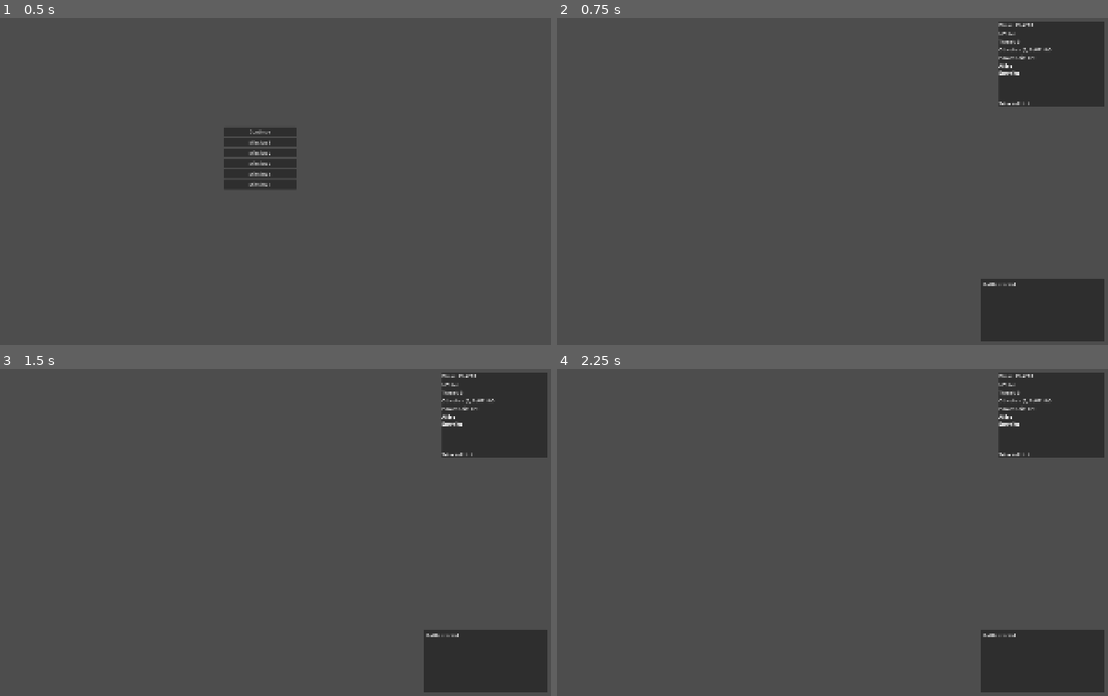
Above: before the commit, frames 1-4 (two rows, left to right).
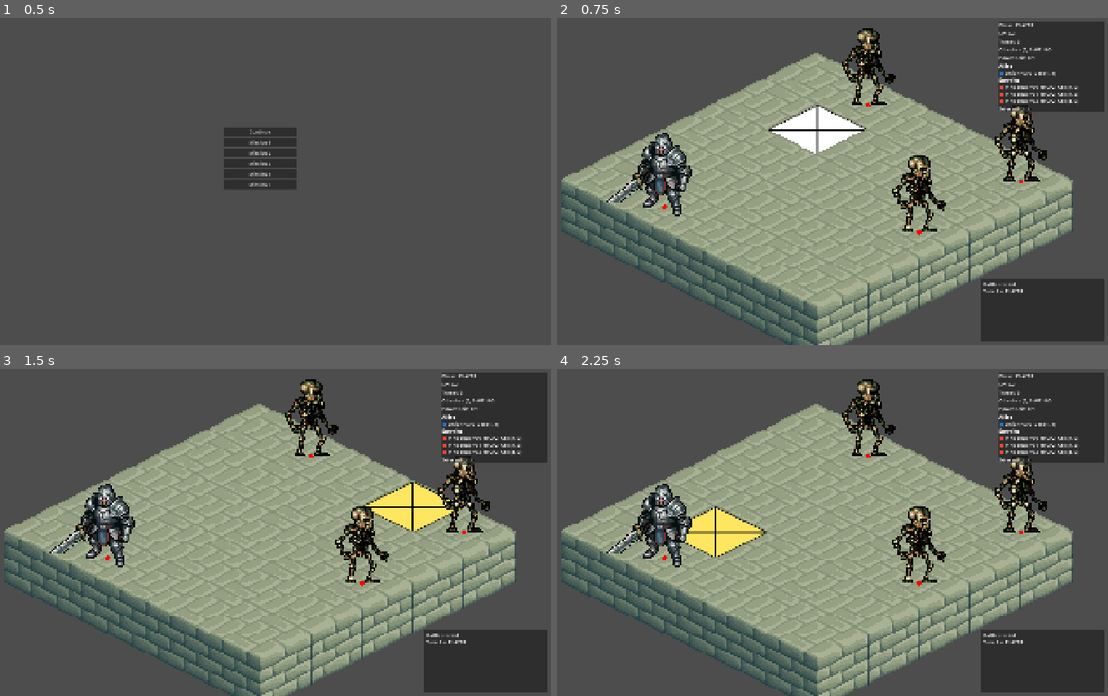
Above: after the commit, the same moments.

Repository: Nick-labs/TGS
Game: Godot game, scene res://scenes/ui/MainMenu.tscn
Same seed, same stepped clock (60 frames per second), same inputs: the game is played once before the commit and once after it.
Inputs (mouse positions are in pixels of both pictures, inside the frame that each line leads up to):
- Up to frame 1 (0.5 s): no input
- Up to frame 2 (0.75 s): click "Continue" at 0.5 s
- Up to frame 3 (1.5 s): tap Enter at 1.25 s; move the mouse to (385, 516) at 1.27 s; click (385, 516) at 1.42 s
- Up to frame 4 (2.25 s): tap Space at 2 s; move the mouse to (700, 548) at 2.02 s; click (700, 548) at 2.17 s

Frame 1 is identical in both runs. In frame 2, 49% of the frame differs, in the area x 0-100%, y 3-100%; in frame 3, 49%; in frame 4, 49%.

Commit message:
add mobs attack sounds

Diff:
--- /dev/null
+++ b/data/missions/mission_1/mission_1.tres
@@ -0,0 +1,18 @@
+[gd_resource type="Resource" script_class="MissionData" format=3 uid="uid://dey3xeos8gecr"]
+
+[ext_resource type="Script" uid="uid://4s3b0ix73v4b" path="res://scripts/data/BattleObjectSpawnData.gd" id="1_gdioe"]
+[ext_resource type="Resource" uid="uid://bpl4wr4kg5b88" path="res://data/missions/mission_1/spawn_battle_objects/spawn_crystall_objective_1.tres" id="2_c1fjb"]
+[ext_resource type="Script" uid="uid://e72psofp0jqp" path="res://scripts/data/MissionData.gd" id="2_wlkdm"]
+[ext_resource type="Script" uid="uid://bnbqlpili3pr" path="res://scripts/data/UnitSpawnData.gd" id="3_n8brh"]
+[ext_resource type="Resource" uid="uid://ncs0encmx5wm" path="res://data/missions/mission_1/spawn_units/spawn_knight_1.tres" id="4_mu2ie"]
+[ext_resource type="Resource" uid="uid://enk7mmlumqhv" path="res://data/missions/mission_1/spawn_units/spawn_skeleton_1.tres" id="5_alsej"]
+[ext_resource type="Resource" uid="uid://41fdqo2pqq33" path="res://data/missions/mission_1/spawn_units/spawn_skeleton_2.tres" id="6_6rnuv"]
+[ext_resource type="Resource" uid="uid://d1vxnudmlpai4" path="res://data/missions/mission_1/spawn_units/spawn_skeleton_3.tres" id="9_wlx1l"]
+
+[resource]
+script = ExtResource("2_wlkdm")
+grid_size = Vector2i(5, 5)
+cp_max = 2
+unit_spawns = Array[ExtResource("3_n8brh")]([ExtResource("4_mu2ie"), ExtResource("5_alsej"), ExtResource("6_6rnuv"), ExtResource("9_wlx1l")])
+battle_object_spawns = Array[ExtResource("1_gdioe")]([ExtResource("2_c1fjb")])
+metadata/_custom_type_script = "uid://e72psofp0jqp"
--- /dev/null
+++ b/data/missions/mission_1/spawn_battle_objects/spawn_crystall_objective_1.tres
@@ -0,0 +1,9 @@
+[gd_resource type="Resource" script_class="BattleObjectSpawnData" format=3 uid="uid://bpl4wr4kg5b88"]
+
+[ext_resource type="Resource" uid="uid://beuix4lgoa0rp" path="res://data/common_battle_objects/CrystallObjective.tres" id="1_jlcfb"]
+[ext_resource type="Script" uid="uid://4s3b0ix73v4b" path="res://scripts/data/BattleObjectSpawnData.gd" id="2_5nogm"]
+
+[resource]
+script = ExtResource("2_5nogm")
+battle_object_data = ExtResource("1_jlcfb")
+cell = Vector2i(99, 99)
--- /dev/null
+++ b/data/missions/mission_1/spawn_units/spawn_knight_1.tres
@@ -0,0 +1,10 @@
+[gd_resource type="Resource" script_class="UnitSpawnData" format=3 uid="uid://ncs0encmx5wm"]
+
+[ext_resource type="Script" uid="uid://bnbqlpili3pr" path="res://scripts/data/UnitSpawnData.gd" id="1_tikma"]
+[ext_resource type="Resource" uid="uid://dspqjoru7mlhj" path="res://data/common_units/knight.tres" id="2_cvelk"]
+
+[resource]
+script = ExtResource("1_tikma")
+unit_data = ExtResource("2_cvelk")
+cell = Vector2i(1, 4)
+metadata/_custom_type_script = "uid://bnbqlpili3pr"
--- /dev/null
+++ b/data/missions/mission_1/spawn_units/spawn_skeleton_1.tres
@@ -0,0 +1,11 @@
+[gd_resource type="Resource" script_class="UnitSpawnData" format=3 uid="uid://enk7mmlumqhv"]
+
+[ext_resource type="Script" uid="uid://bnbqlpili3pr" path="res://scripts/data/UnitSpawnData.gd" id="1_8tjax"]
+[ext_resource type="Resource" uid="uid://cfvugeiywarqv" path="res://data/common_units/skeleton_cyclop.tres" id="2_qbqeb"]
+
+[resource]
+script = ExtResource("1_8tjax")
+unit_data = ExtResource("2_qbqeb")
+team = 1
+cell = Vector2i(4, 0)
+metadata/_custom_type_script = "uid://bnbqlpili3pr"
--- /dev/null
+++ b/data/missions/mission_1/spawn_units/spawn_skeleton_2.tres
@@ -0,0 +1,11 @@
+[gd_resource type="Resource" script_class="UnitSpawnData" format=3 uid="uid://41fdqo2pqq33"]
+
+[ext_resource type="Script" uid="uid://bnbqlpili3pr" path="res://scripts/data/UnitSpawnData.gd" id="1_4elf6"]
+[ext_resource type="Resource" uid="uid://cfvugeiywarqv" path="res://data/common_units/skeleton_cyclop.tres" id="2_6j6tw"]
+
+[resource]
+script = ExtResource("1_4elf6")
+unit_data = ExtResource("2_6j6tw")
+team = 1
+cell = Vector2i(4, 2)
+metadata/_custom_type_script = "uid://bnbqlpili3pr"
--- /dev/null
+++ b/data/missions/mission_1/spawn_units/spawn_skeleton_3.tres
@@ -0,0 +1,11 @@
+[gd_resource type="Resource" script_class="UnitSpawnData" format=3 uid="uid://d1vxnudmlpai4"]
+
+[ext_resource type="Script" uid="uid://bnbqlpili3pr" path="res://scripts/data/UnitSpawnData.gd" id="1_7a1u5"]
+[ext_resource type="Resource" uid="uid://cfvugeiywarqv" path="res://data/common_units/skeleton_cyclop.tres" id="2_4pfnq"]
+
+[resource]
+script = ExtResource("1_7a1u5")
+unit_data = ExtResource("2_4pfnq")
+team = 1
+cell = Vector2i(1, 0)
+metadata/_custom_type_script = "uid://bnbqlpili3pr"
--- a/scenes/map/Battle.tscn
+++ b/scenes/map/Battle.tscn
@@ -27,6 +27,7 @@
 script = ExtResource("1_lto8t")
 camera = NodePath("../Camera2D")
 grid = NodePath("Grid")
+padding_percent = 0.15
 
 [node name="Grid" parent="GridRoot" unique_id=269519220 node_paths=PackedStringArray("unit_manager", "env_manager") instance=ExtResource("2_c8xc1")]
 unit_manager = NodePath("../UnitManager")
--- a/scripts/map/Grid.gd
+++ b/scripts/map/Grid.gd
@@ -15,6 +15,8 @@
 	pass
 
 func setup(grid_size: Vector2i):
+	width = grid_size.x
+	height = grid_size.y
 	generate_grid(grid_size)
 	setup_astar()
 
--- a/scripts/systems/TurnManager.gd
+++ b/scripts/systems/TurnManager.gd
@@ -49,7 +49,6 @@
 	phase_changed.emit(phase)
 	turn_started.emit(turn_index, phase)
 	_evaluate_win_condition()
-	_evaluate_lose_condition()
 
 func can_accept_player_input() -> bool:
 	return phase == TurnPhase.PLAYER_TURN and not is_battle_over
@@ -182,7 +181,6 @@
 
 	_sanitize_enemy_plans()
 	_evaluate_win_condition()
-	_evaluate_lose_condition()
 
 
 
@@ -229,7 +227,6 @@
 
 func evaluate_battle_state():
 	_evaluate_win_condition()
-	_evaluate_lose_condition()
 
 func _evaluate_win_condition():
 	if is_battle_over:
